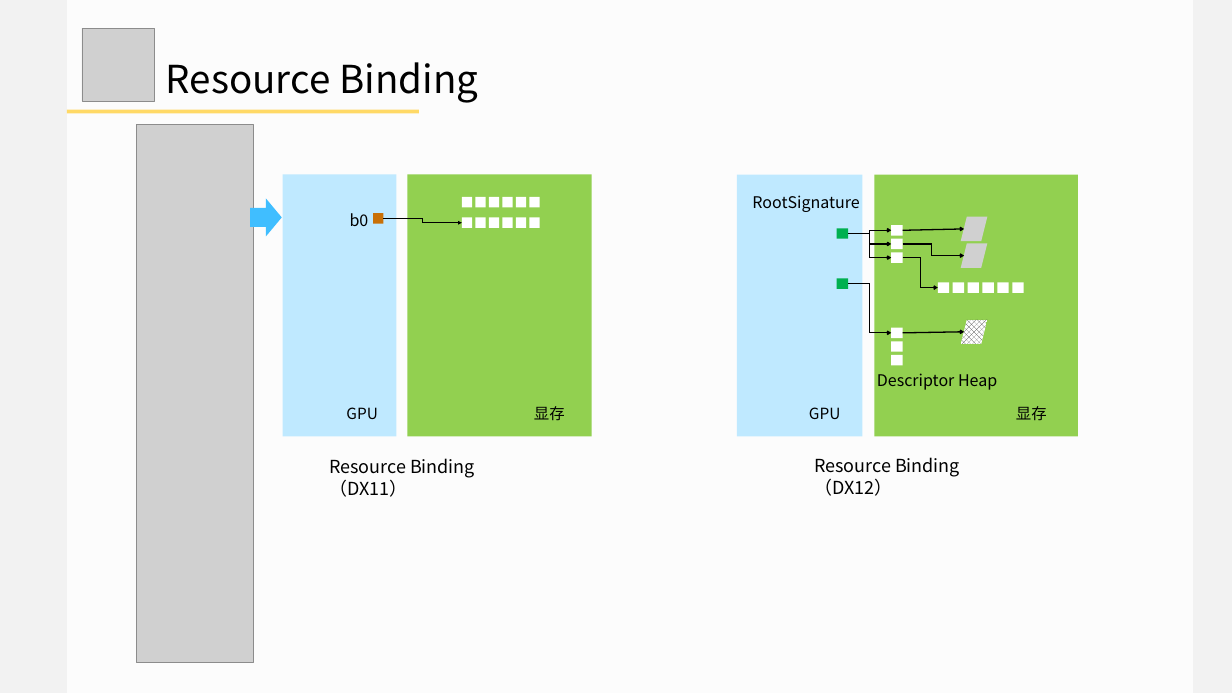
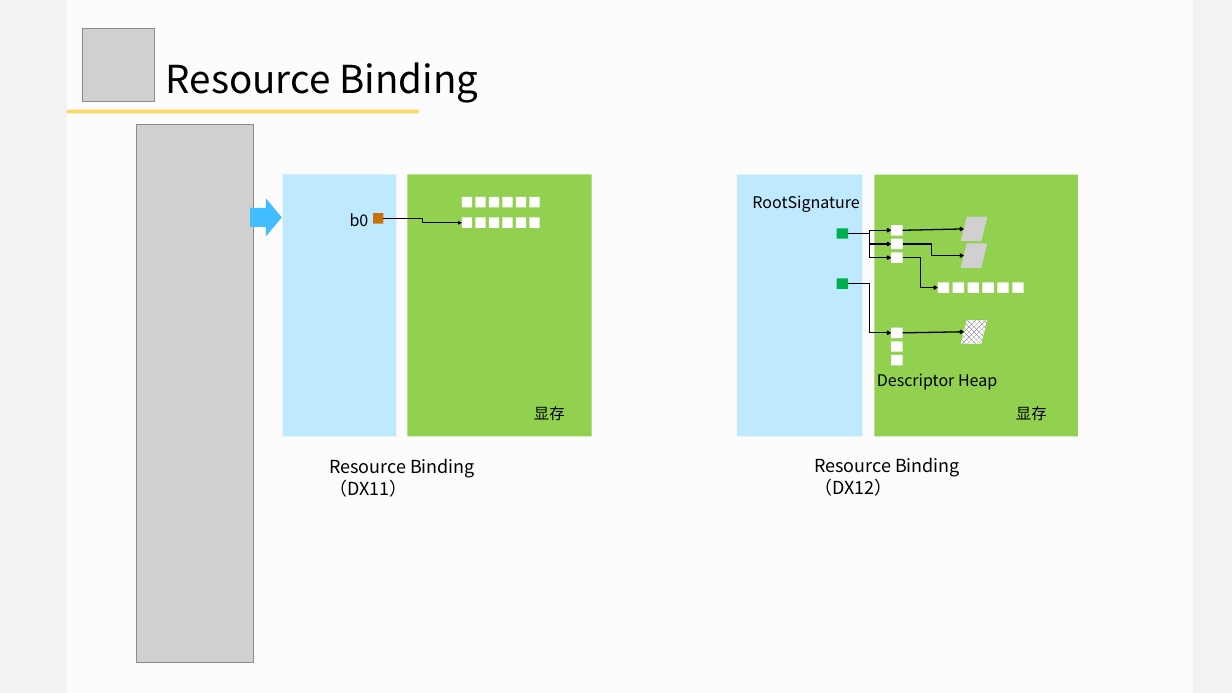
Before and after one commit to doomlover/KSGameEngineTutorials, a slide deck: slide 12 of PPTs/05.深入DX12绘制二.pptx (slide 11 before the commit). Drawn at 1232x693 pixels with LibreOffice and Linux fonts; fonts in the diff are those of the drawing; grey boxes stand for pictures. Boxes give left, top, right and bottom in pixels: in the first picture for what was removed or moved away, otherwise in the second. Text is boxed around its words. In the diff, an @@ line names an element or a change of style, - is before the commit and + after.

```diff
--- a/PPTs/05.深入DX12绘制二.pptx
+++ b/PPTs/05.深入DX12绘制二.pptx
@@ text removed at (x1=346, y1=407, x2=377, y2=419) @@
-GPU
@@ text removed at (x1=809, y1=407, x2=840, y2=419) @@
-GPU
```
Also in this commit, not shown: 20 other slides changed, 5 slides added, 1 other file.
